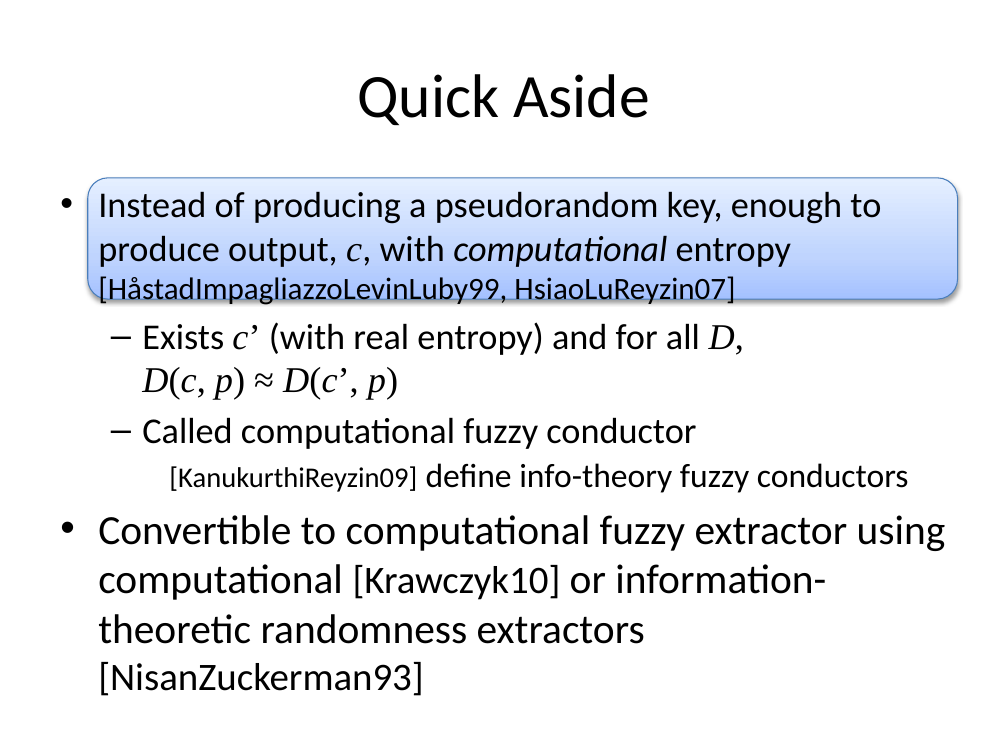
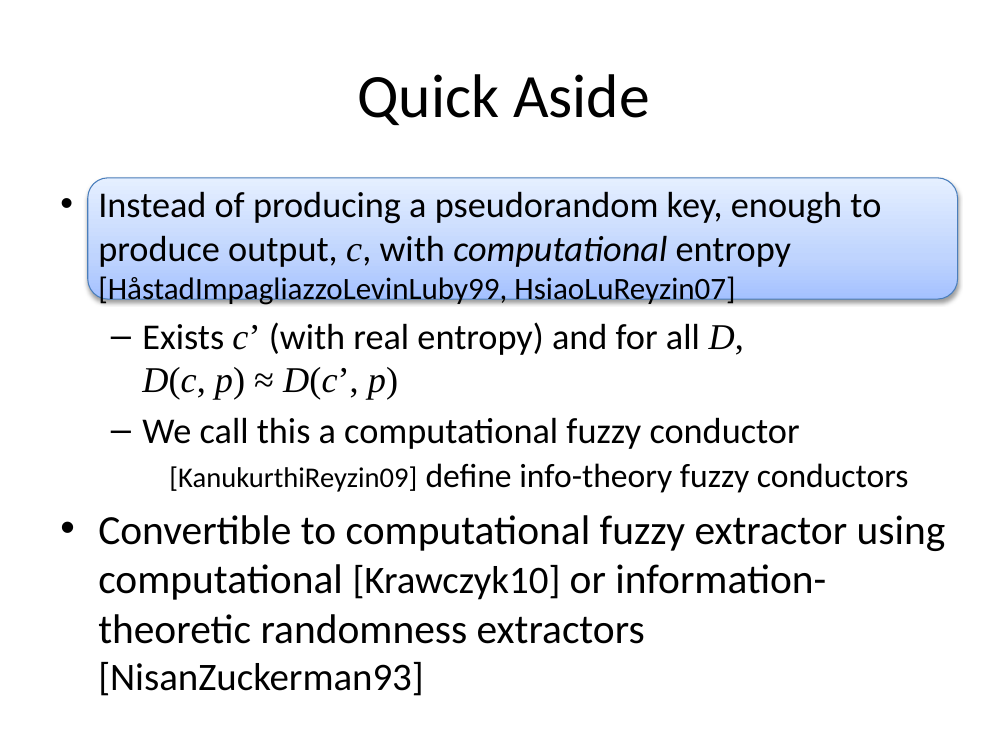
Before and after one commit to xianruimeng/comp-fuzzy-ext, a slide deck: slide 8 of constantRate/KeyDerivationWithNegativeUsable.pptx. Drawn at 1008x756 pixels with LibreOffice and Linux fonts; fonts in the diff are those of the drawing. Boxes give left, top, right and bottom in pixels: in the first picture for what was removed or moved away, otherwise in the second. Text is boxed around its words. In the diff, an @@ line names an element or a change of style, - is before the commit and + after.

```diff
--- a/constantRate/KeyDerivationWithNegativeUsable.pptx
+++ b/constantRate/KeyDerivationWithNegativeUsable.pptx
@@ text at (x1=142, y1=417, x2=909, y2=493): text changed @@
-  – Called computational fuzzy conductor
-    [KanukurthiReyzin09] define info-theory fuzzy conductors
+  – We call this a computational fuzzy conductor
+    [KanukurthiReyzin09] define info-theory fuzzy conductors
```
Also in this commit, not shown: 21 other slides changed, 3 slides added.
